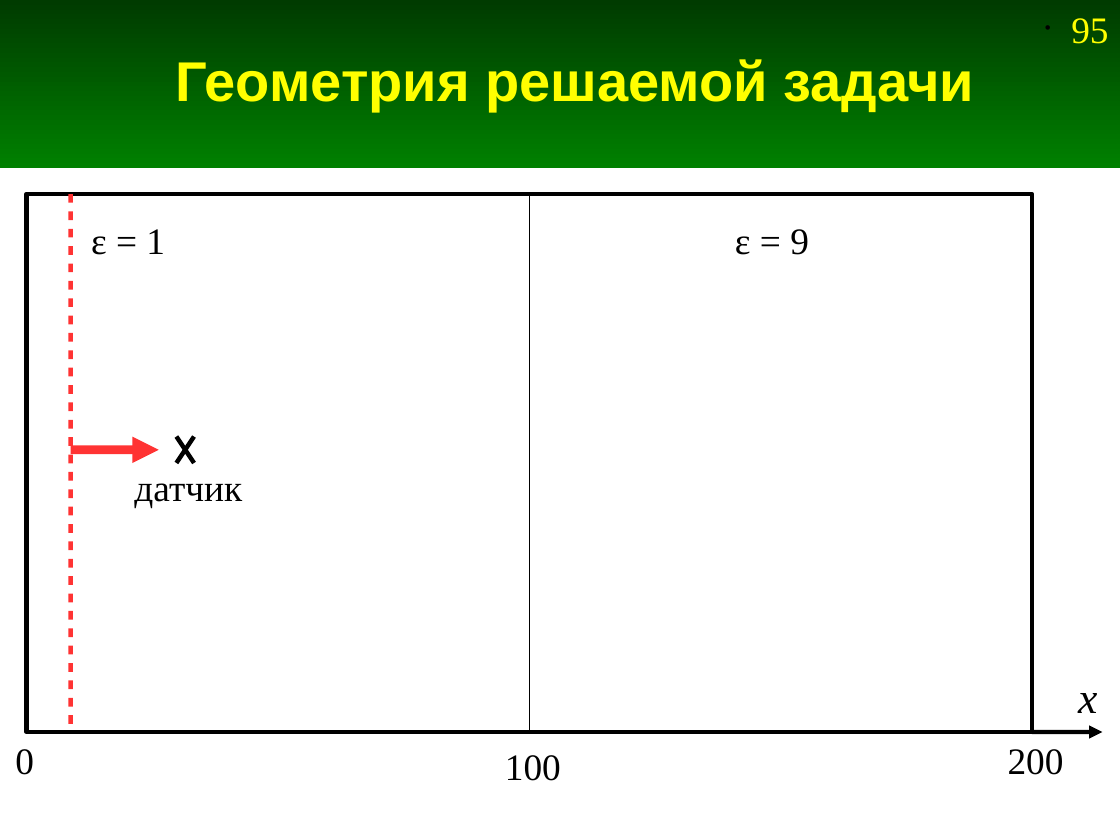
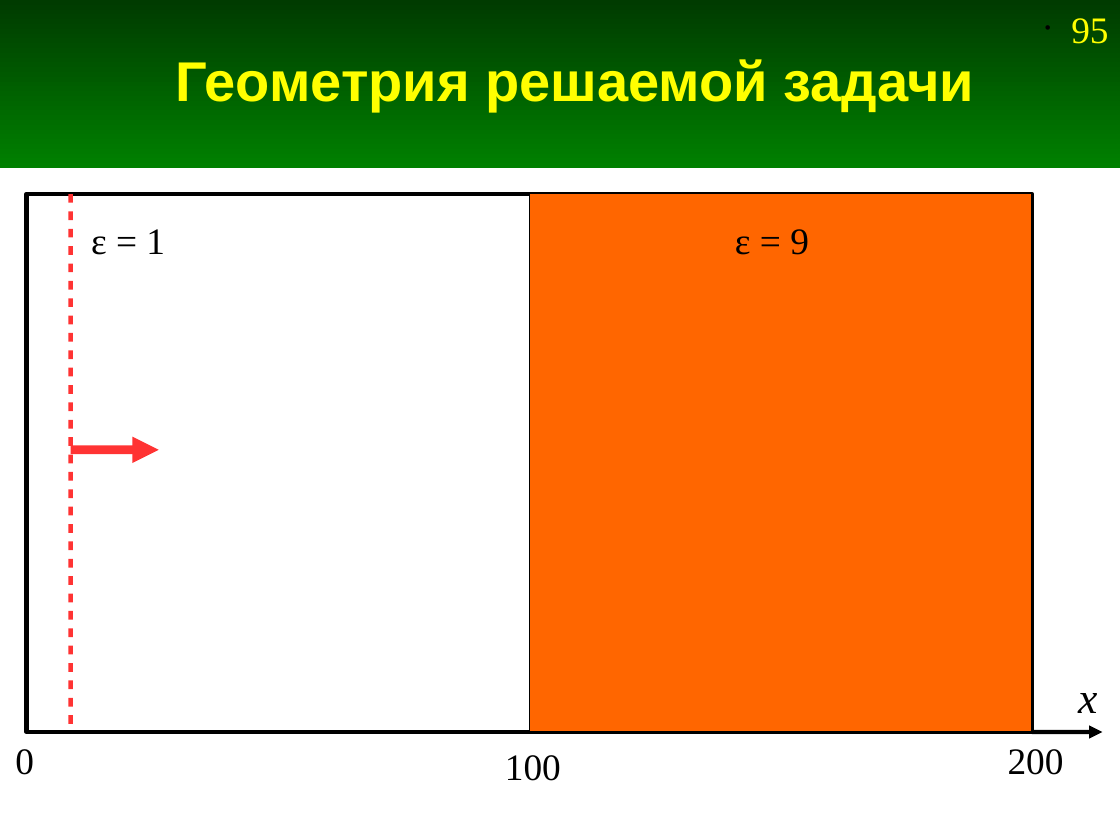
Before and after one commit to andris0147sv/modelling, a slide deck: slide 95 of presentations/2. FDTD.odp. Drawn at 1120x840 pixels with LibreOffice and Linux fonts; fonts in the diff are those of the drawing. Boxes give left, top, right and bottom in pixels: in the first picture for what was removed or moved away, otherwise in the second. Text is boxed around its words. In the diff, an @@ line names an element or a change of style, - is before the commit and + after.

```diff
--- a/presentations/2. FDTD.odp
+++ b/presentations/2. FDTD.odp
@@ rectangle at (529, 194, 1032, 731): fill none to #FF6600 @@
@@ line removed from (176, 437) to (194, 463) @@
@@ line removed from (194, 437) to (176, 463) @@
@@ text removed at (134, 483, 242, 508) @@
-датчик
```
Also in this commit, not shown: 18 other slides changed, 2 slides added, 2 slides removed, 1 other file.
